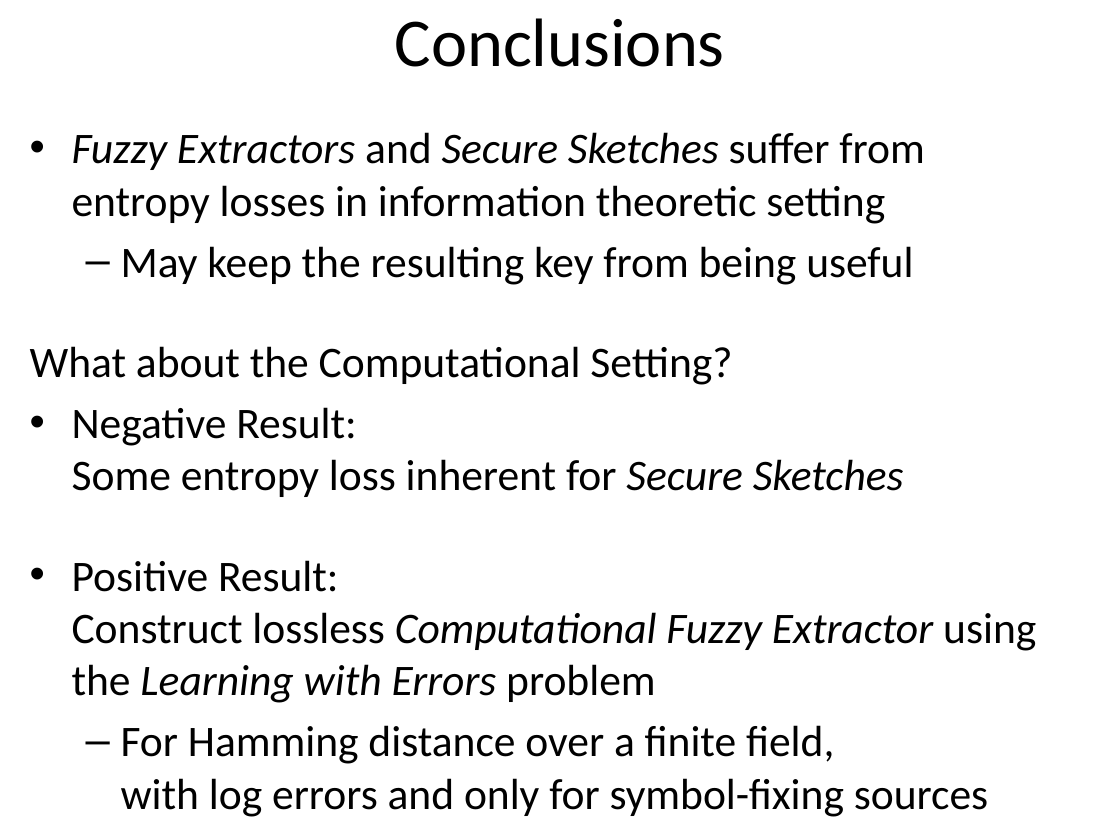
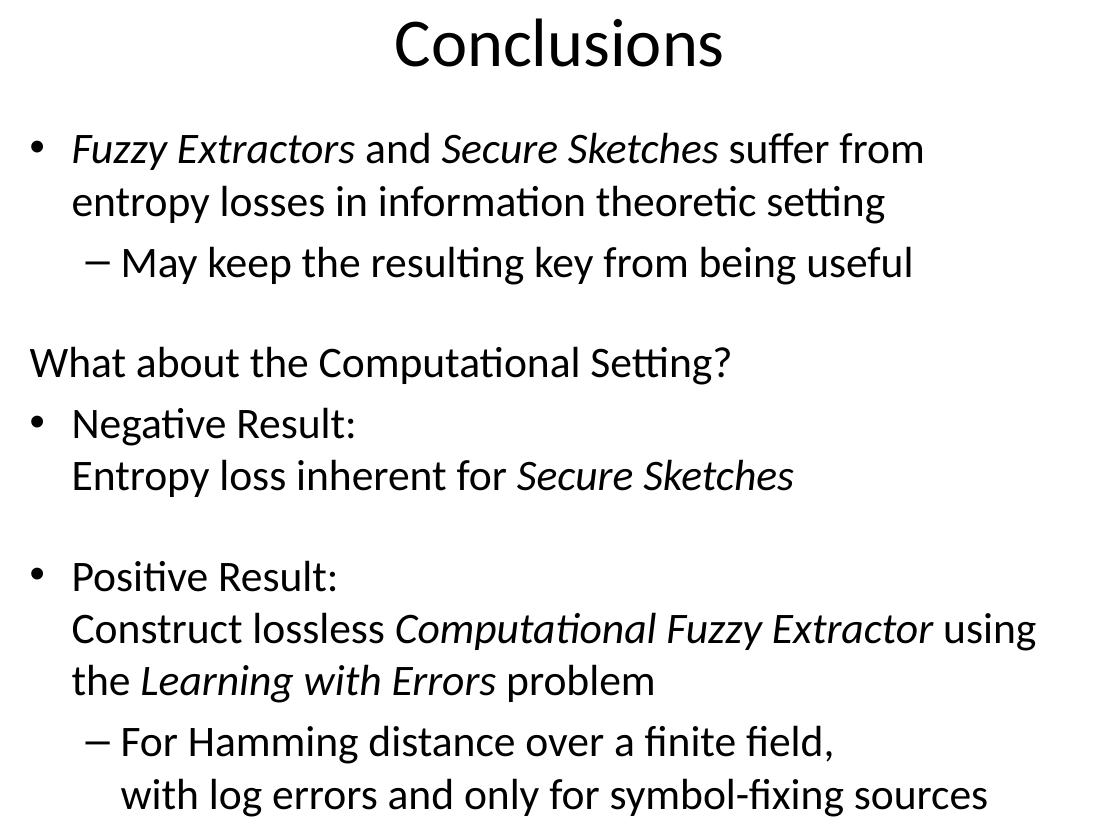
Before and after one commit to xianruimeng/comp-fuzzy-ext, a slide deck: slide 28 of ComputationalFuzzyExtractors-Asiacrypt.pptx (slide 30 before the commit). Drawn at 1120x840 pixels with LibreOffice and Linux fonts; fonts in the diff are those of the drawing. Boxes give left, top, right and bottom in pixels: in the first picture for what was removed or moved away, otherwise in the second. Text is boxed around its words. In the diff, an @@ line names an element or a change of style, - is before the commit and + after.

```diff
--- a/ComputationalFuzzyExtractors-Asiacrypt.pptx
+++ b/ComputationalFuzzyExtractors-Asiacrypt.pptx
@@ text at (x1=72, y1=407, x2=794, y2=497): text changed @@
-• Negative Result:
-  Some entropy loss inherent for Secure Sketches
+• Negative Result:
+  Entropy loss inherent for Secure Sketches
```
Also in this commit, not shown: 15 other slides changed, 3 slides added.
